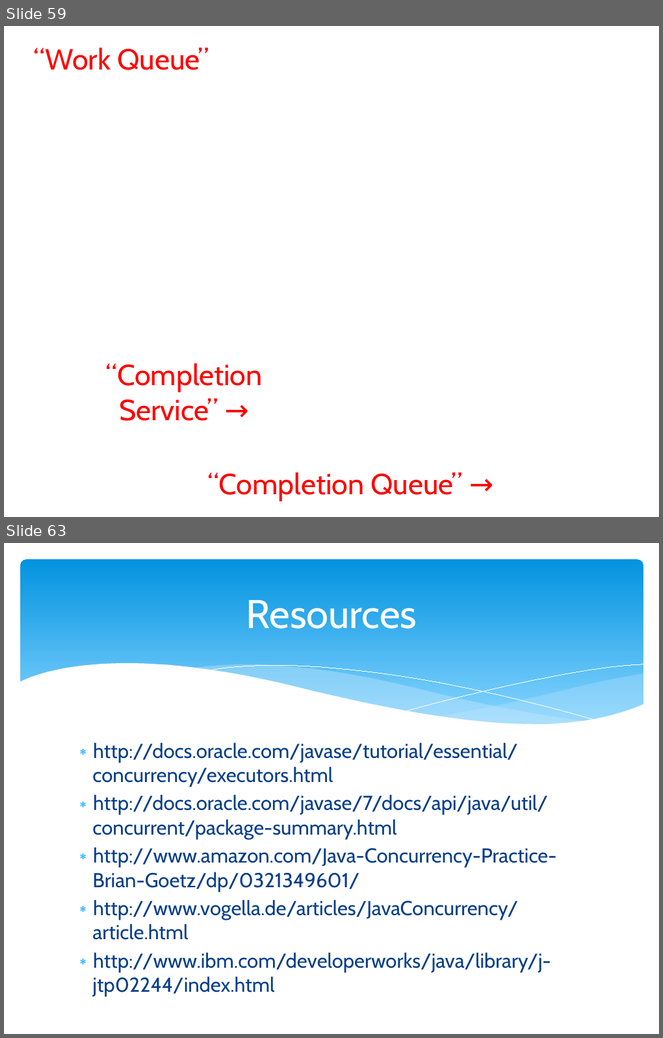
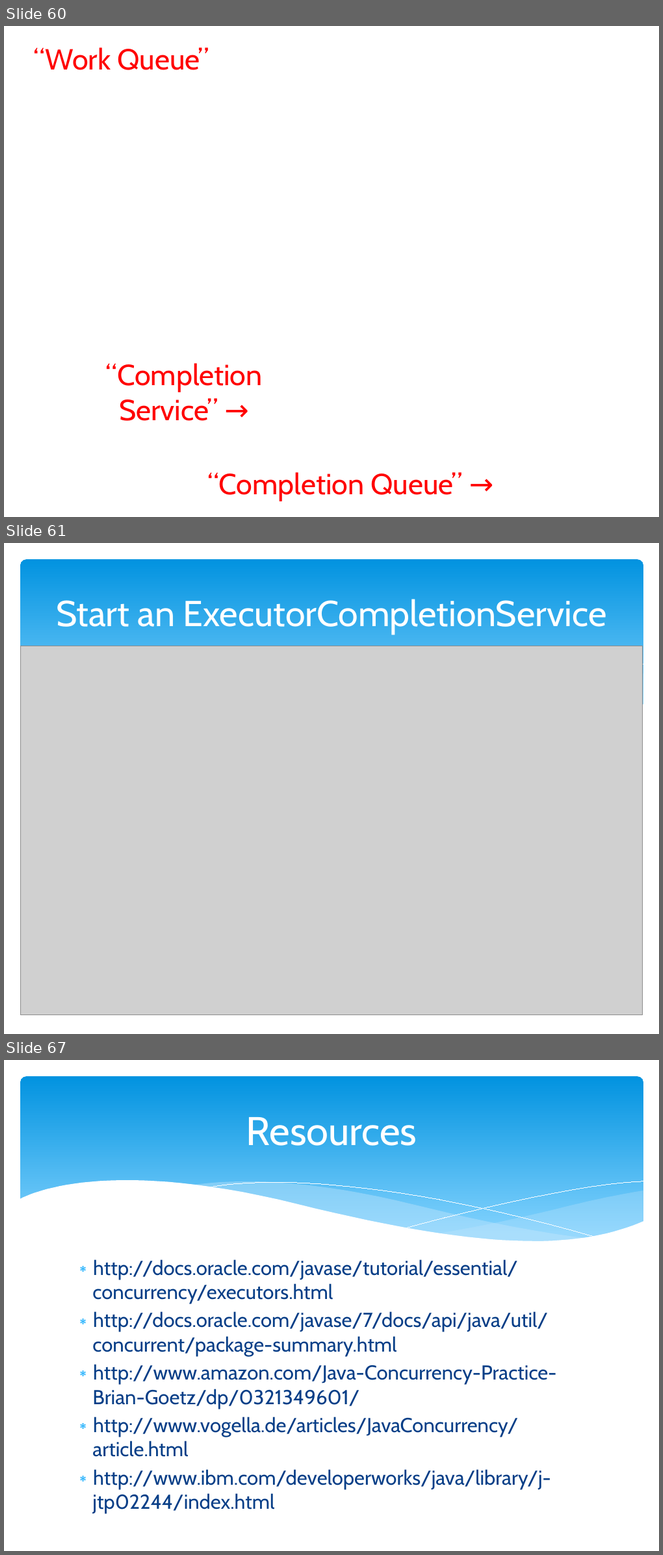
Before and after one commit to marcesher/mxunit-cfmeetups, a slide deck: CFObjective_2012_Concurrency/preso/concurrency_zen.pptx. Shown one above the other, each under a label of ours: slides 59 and 63 before the commit, slides 60, 61 and 67 after it; the slides between them are not shown. The pictures are 663x1038 and 663x1555 pixels, drawn with LibreOffice and Linux fonts; fonts in the diff are those of the drawing; grey boxes stand for pictures; background and template pictures are left out. Boxes give left, top, right and bottom in pixels: in the first picture for what was removed or moved away, otherwise in the second. Text is boxed around its words. In the diff, an @@ line names an element or a change of style, - is before the commit and + after.

```diff
--- a/CFObjective_2012_Concurrency/preso/concurrency_zen.pptx
+++ b/CFObjective_2012_Concurrency/preso/concurrency_zen.pptx
@@ slide 61 added at [4,543,659,1034], background #FFFFFF; not listed: 4 template elements that a slide beside it also shows @@
@@ title added at [56,599,607,634], 39.6 pt, text #FFFFFF @@
+Start an ExecutorCompletionService
@@ picture added at [20,646,643,1016] @@
@@ what was slide 59 is now slide 60 @@
@@ what was slide 63 is now slide 67 @@
```
Also in this commit, not shown: 3 slides changed, 6 other slides added, 3 slides removed.
